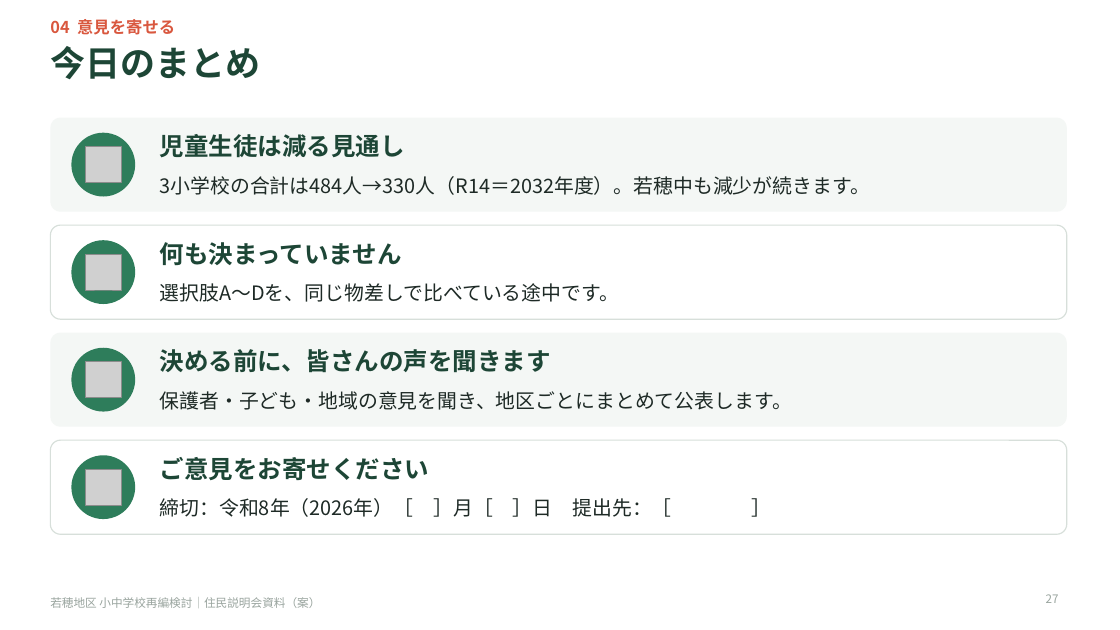
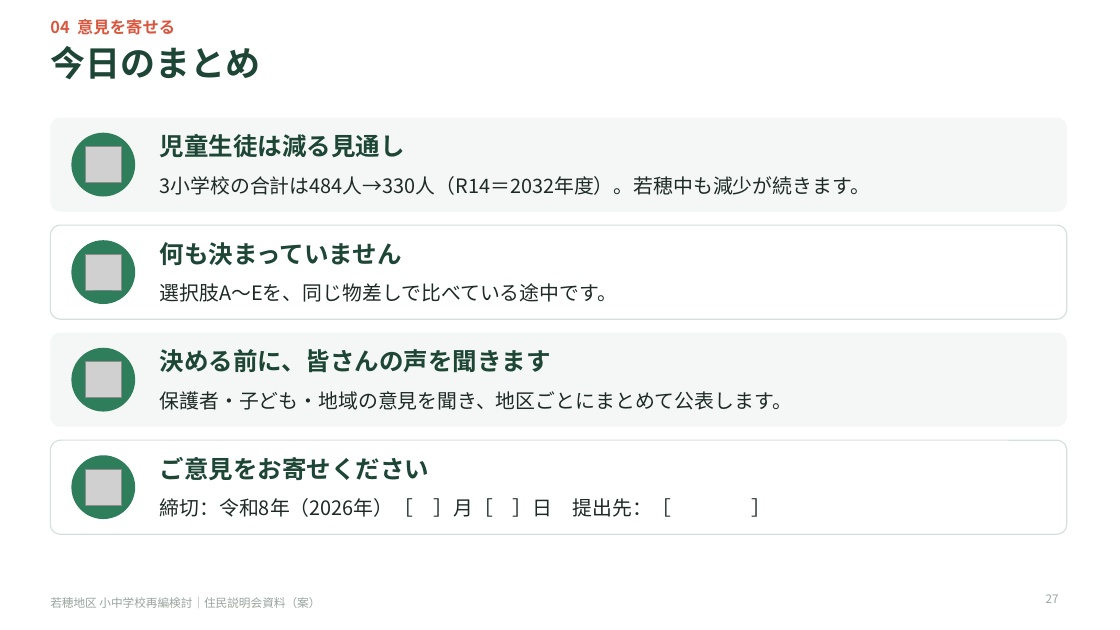
Before and after one commit to Masaki12008/GS, a slide deck: slide 27 of output/若穂地区_住民説明会資料.pptx. Drawn at 1120x630 pixels with LibreOffice and Linux fonts; fonts in the diff are those of the drawing; grey boxes stand for pictures. Boxes give left, top, right and bottom in pixels: in the first picture for what was removed or moved away, otherwise in the second. Text is boxed around its words. In the diff, an @@ line names an element or a change of style, - is before the commit and + after.

```diff
--- a/output/若穂地区_住民説明会資料.pptx
+++ b/output/若穂地区_住民説明会資料.pptx
@@ text at box(160, 283, 618, 302): text changed @@
-選択肢A〜Dを、同じ物差しで比べている途中です。
+選択肢A〜Eを、同じ物差しで比べている途中です。
```
Also in this commit, not shown: 4 other slides changed, 5 other files.
